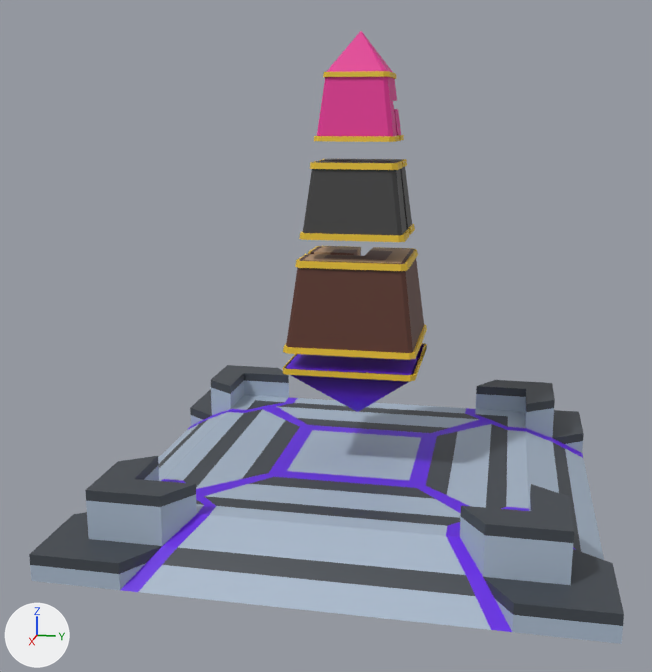
The FBX model Assets/_Model/Model_Obelisk_Stage2.fbx as it was, and as the next commit left it.
The view is the same before and after, from a camera (50 mm lens) standing at (79.0, 12.8, 34.4) and looking at (1.9, -2.6, 15.1). Every picture has the same lights, and +X, +Y and +Z are marked at lower left.

The older version as bpy lines, for what is in view:
```python
ob_buildsite = bpy.data.objects.new('Buildsite', me_cube_001)
ob_buildsite.location = (0.6, -0.7, -0.3)
ob_obelisk_stage_1 = bpy.data.objects.new('Obelisk Stage 1', me_cube_005)
ob_obelisk_stage_1.location = (0.0, 0.0, 14.4)
ob_obelisk_stage_2 = bpy.data.objects.new('Obelisk Stage 2', me_cube_003)
ob_obelisk_stage_2.location = (0.0, 0.0, 24.1)
ob_obelisk_stage_3 = bpy.data.objects.new('Obelisk Stage 3', me_cube_002)
ob_obelisk_stage_3.location = (0.0, 0.0, 32.2)
```
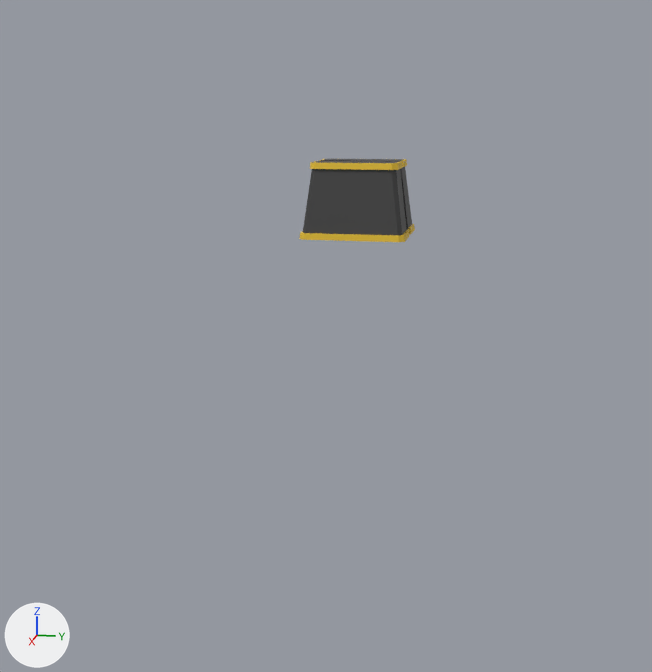
Commit message: FIXED Obelisk + Build Site models (my bad)

What differs and where, as boxes [x1, y1, x2, y2] in the pictures (652 x 672 px):
'Buildsite', deleted: before [29, 343, 624, 644]
    faces in mat_base (blue #a9b9cc): [30, 380, 623, 644]
    faces in mat_base_trim (dark grey #41474e): [29, 365, 624, 626]
    faces in mat_magic_material (purple #661ae7): [121, 344, 583, 632]
    faces in mat_gold_trim (yellow #e7bf2e): [283, 343, 427, 382]
'Obelisk Stage 1', deleted (brown): before [283, 246, 427, 360]
    faces in mat_bark (brown #5c3428): [286, 246, 424, 353]
    faces in mat_gold_trim (yellow #e7bf2e): [283, 246, 427, 360]
    faces in mat_outer_trunk (brown #cca47e): [304, 247, 411, 263]
    faces in mat_inner_trunk (brown #8d5f4f): [324, 249, 393, 260]
'Obelisk Stage 3', deleted (pink): before [314, 31, 404, 142]
    faces in mat_crystal (pink #e73396): [317, 31, 401, 136]
    faces in mat_gold_trim (yellow #e7bf2e): [314, 71, 404, 142]

The edits, one by one:
Object 'Obelisk Stage 1' (ob_obelisk_stage_1) is deleted.
Object 'Obelisk Stage 3' (ob_obelisk_stage_3) is deleted.
Object 'Buildsite' (ob_buildsite) is deleted.
